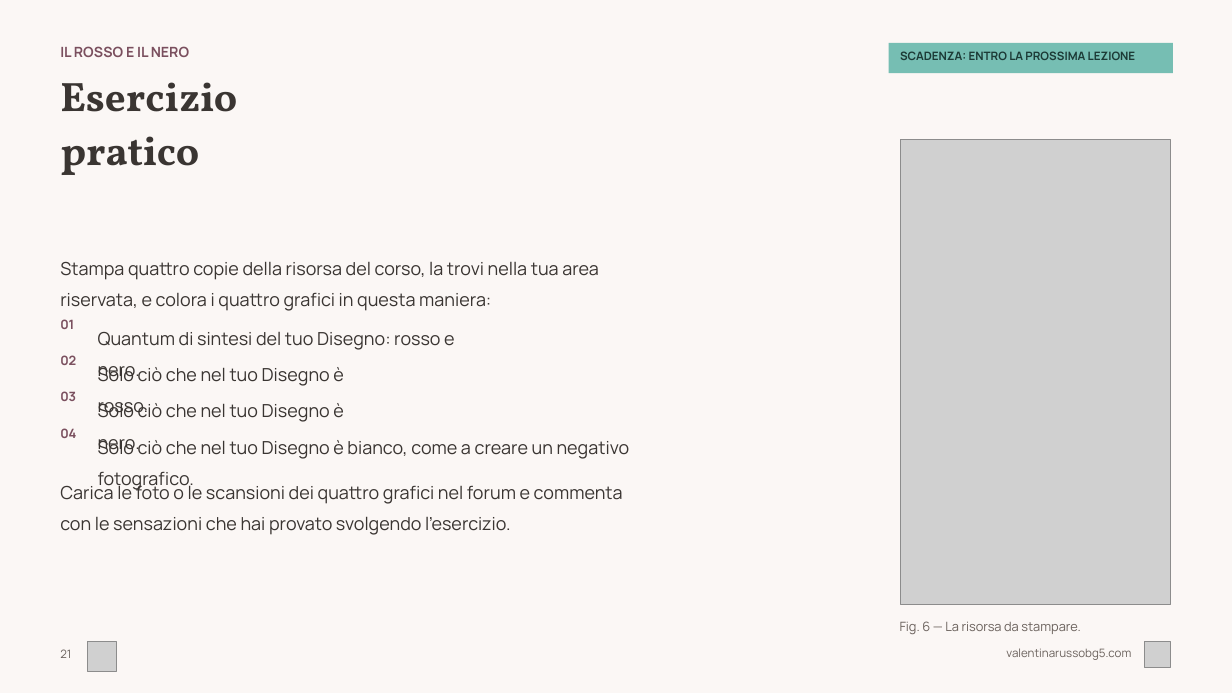
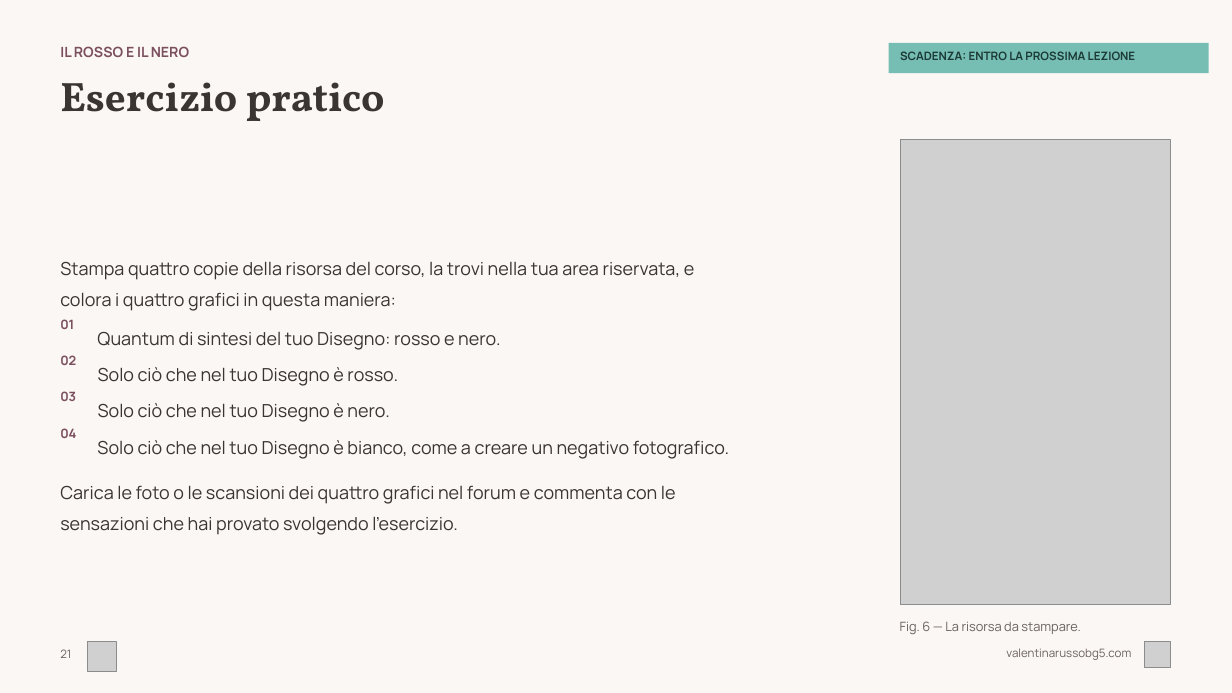
Before and after one commit to valentina-russo/valentinarusso-site, a slide deck: slide 21 of grav-site/root/kit-corso/corso-base-hd.pptx. Drawn at 1232x693 pixels with LibreOffice and Linux fonts; fonts in the diff are those of the drawing; grey boxes stand for pictures. Boxes give left, top, right and bottom in pixels: in the first picture for what was removed or moved away, otherwise in the second. Text is boxed around its words. In the diff, an @@ line names an element or a change of style, - is before the commit and + after.

```diff
--- a/grav-site/root/kit-corso/corso-base-hd.pptx
+++ b/grav-site/root/kit-corso/corso-base-hd.pptx
@@ rectangle "SCADENZA: ENTRO LA PROSSIMA LEZIONE" resized from (x1=889, y1=43, x2=1174, y2=74) to (x1=889, y1=43, x2=1210, y2=74) @@
@@ text "Esercizio pratico" rewrapped from (x1=60, y1=82, x2=237, y2=175) to (x1=60, y1=82, x2=385, y2=121) @@
@@ text "Stampa quattro copie della risorsa ..." rewrapped from (x1=60, y1=261, x2=599, y2=311) to (x1=60, y1=261, x2=694, y2=311) @@
@@ text "Quantum di sintesi del tuo ..." rewrapped from (x1=98, y1=332, x2=454, y2=382) to (x1=97, y1=332, x2=500, y2=350) @@
@@ text "Solo ciò che nel tuo ..." rewrapped from (x1=98, y1=366, x2=343, y2=418) to (x1=98, y1=367, x2=398, y2=386) @@
@@ text "Solo ciò che nel tuo ..." rewrapped from (x1=98, y1=402, x2=343, y2=455) to (x1=98, y1=403, x2=389, y2=422) @@
@@ text "Solo ciò che nel tuo ..." rewrapped from (x1=98, y1=439, x2=630, y2=459) to (x1=97, y1=440, x2=729, y2=459) @@
@@ text "Carica le foto o le ..." rewrapped from (x1=60, y1=482, x2=623, y2=535) to (x1=60, y1=485, x2=676, y2=535) @@
```
Also in this commit, not shown: 29 other slides changed, 1 other file.
